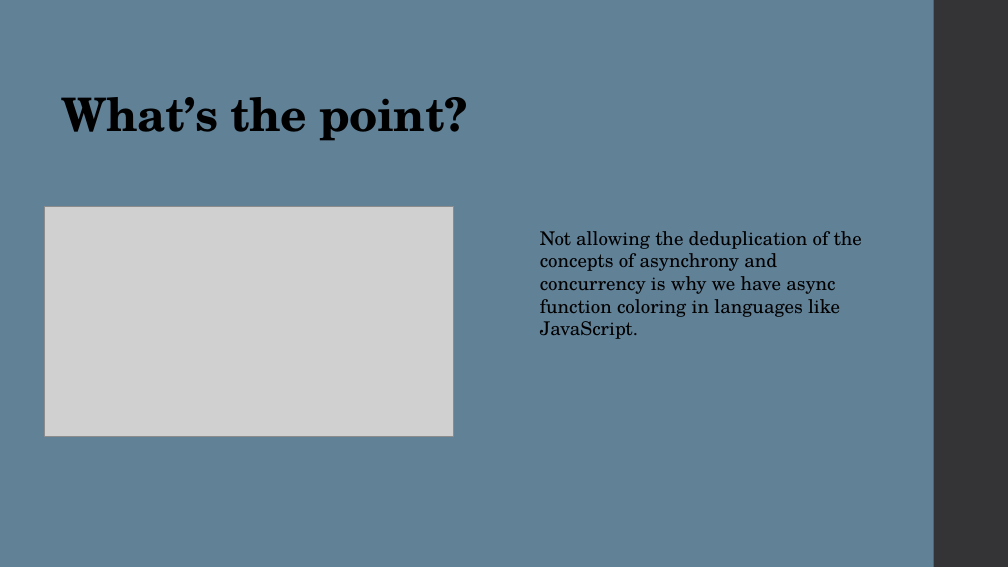
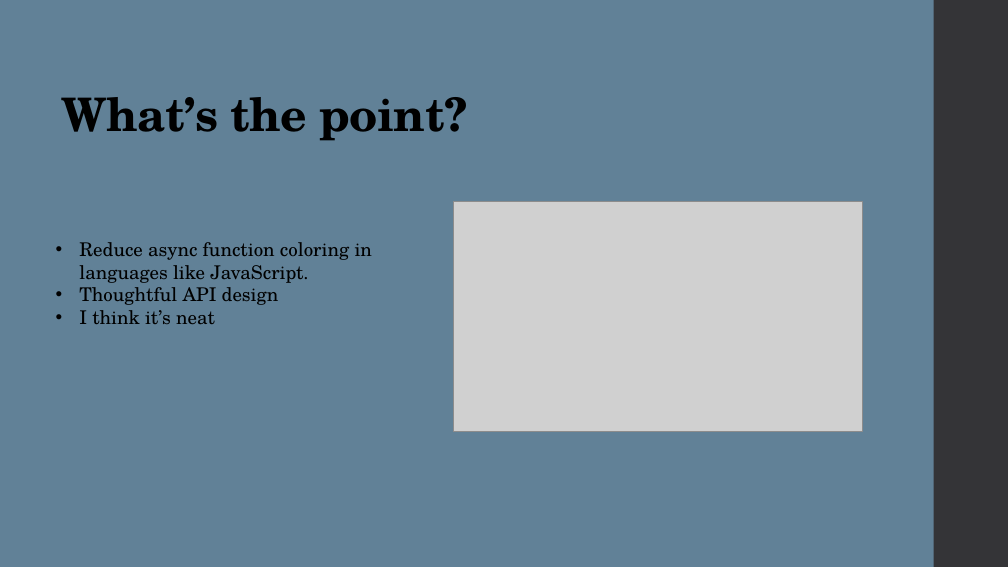
Before and after one commit to michaelgov-ctrl/asynchrony, a slide deck: slide 2 of Asynchrony.pptx. Drawn at 1008x567 pixels with LibreOffice and Linux fonts; fonts in the diff are those of the drawing; grey boxes stand for pictures. Boxes give left, top, right and bottom in pixels: in the first picture for what was removed or moved away, otherwise in the second. Text is boxed around its words. In the diff, an @@ line names an element or a change of style, - is before the commit and + after.

```diff
--- a/Asynchrony.pptx
+++ b/Asynchrony.pptx
@@ picture: place and size @@
-picture at [45, 206, 454, 436]
+picture at [454, 201, 863, 431]
@@ text at [79, 242, 373, 324]: text changed @@
-Not allowing the deduplication of the concepts of asynchrony and concurrency is why we have async function coloring in languages like JavaScript.
+• Reduce async function coloring in languages like JavaScript.
+• Thoughtful API design
+• I think it’s neat
```
Also in this commit, not shown: 2 other slides changed, 4 other files.
